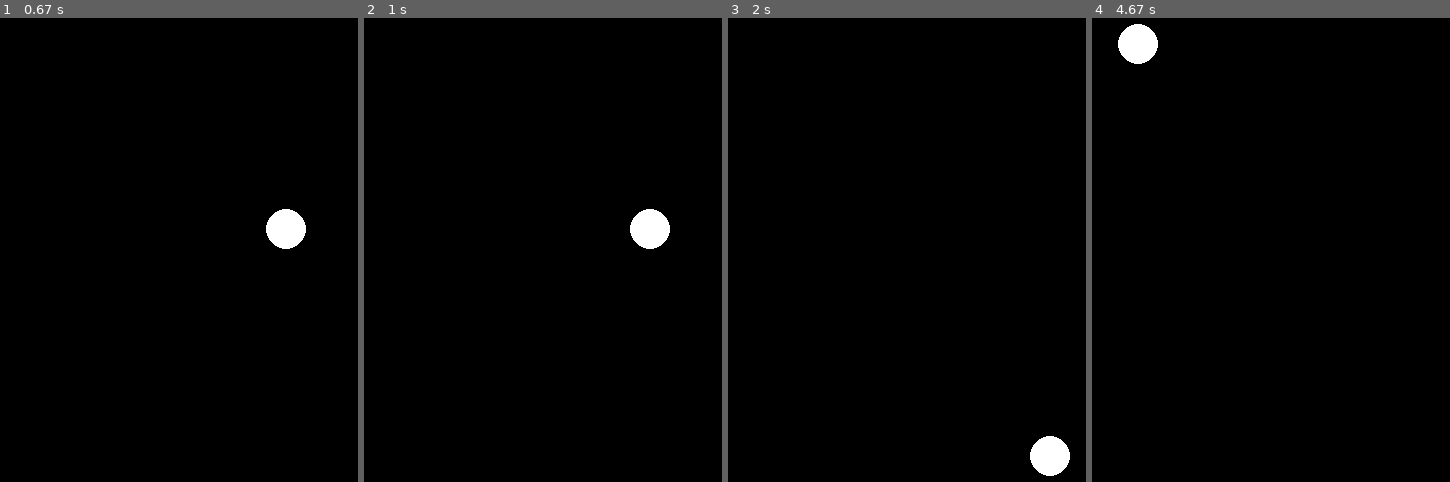
Above: before the commit, frames 1-4 (left to right).
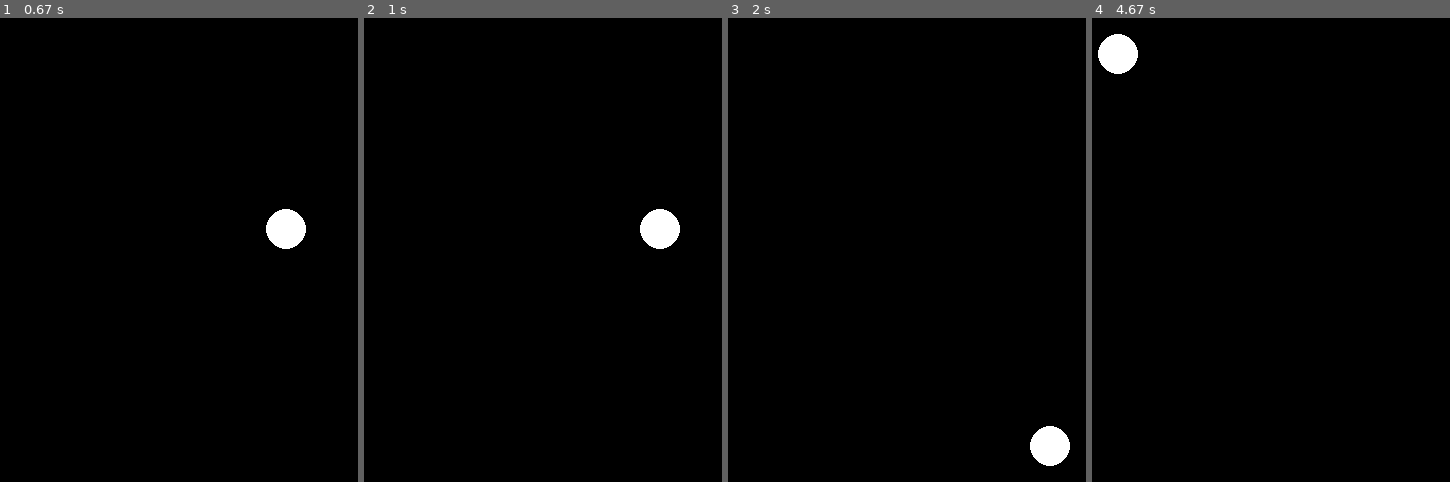
Above: after the commit, the same moments.

Repository: Tiques1/HumanNetwork
Game: pygame game, started from graphics/pygame/main.py
Same seed, same stepped clock (60 frames per second), same inputs: the game is played once before the commit and once after it.
Inputs (mouse positions are in pixels of both pictures, inside the frame that each line leads up to):
- Up to frame 1 (0.67 s): press the mouse at (286, 226) at 0.37 s; move the mouse to (157, 254) at 0.47 s; release the mouse at (32, 282) at 0.6 s
- Up to frame 2 (1 s): hold Right from 0.67 s (still down); move the mouse to (471, 379) at 0.7 s
- Up to frame 3 (2 s): release Right at 1.13 s; press the mouse at (1014, 226) at 1.2 s; move the mouse to (1032, 342) at 1.3 s; release the mouse at (1050, 454) at 1.43 s; right-click (774, 45) at 1.55 s; hold Up from 1.83 s (still down)
- Up to frame 4 (4.67 s): release Up at 2.13 s; hold Right 2.17-2.63 s; hold Delete 2.67-3.2 s; hold Left 2.67-3.2 s; press the mouse at (1138, 45) at 3.27 s; move the mouse to (outside the picture) at 3.37 s; release the mouse at (outside the picture) at 3.5 s; hold Left 3.57-4.1 s; tap B at 3.72 s; hold Down 4.13-4.43 s; tap Y at 4.28 s; hold Left from 4.47 s (still down); tap G at 4.62 s

Frame 1 is identical in both runs. In frame 2, 0.5% of the frame differs, in the area x 74-89%, y 41-50%; in frame 3, 0.5%; in frame 4, 1.0%, in the area x 1-19%, y 1-13%.

Commit message:
pygame editor advanced 0.1

Diff:
--- a/graphics/pygame/main.py
+++ b/graphics/pygame/main.py
@@ -27,10 +27,12 @@
         self.radius = 20
         self.connections = []
 
-    def draw(self, screen):
-        pygame.draw.circle(screen, self.color, (self.x, self.y), self.radius)
+    def draw(self, screen, camera_x, camera_y, scale):
+        neuron_pos = (camera_x + self.x * scale, camera_y + self.y * scale)
+        pygame.draw.circle(screen, self.color, (int(neuron_pos[0]), int(neuron_pos[1])), int(self.radius * scale))
         for connection in self.connections:
-            pygame.draw.line(screen, self.color, (self.x, self.y), (connection.x, connection.y), 2)
+            connection_pos = (camera_x + connection.x * scale, camera_y + connection.y * scale)
+            pygame.draw.line(screen, self.color, (int(neuron_pos[0]), int(neuron_pos[1])), (int(connection_pos[0]), int(connection_pos[1])), int(2 * scale))
 
     def add_connection(self, neuron):
         self.connections.append(neuron)
@@ -38,18 +40,32 @@
     def change_color(self, color):
         self.color = color
 
+# Функции
+def get_neuron_at_position(neurons, pos, camera_x, camera_y, scale):
+    scaled_pos = ((pos[0] - camera_x) / scale, (pos[1] - camera_y) / scale)
+    for neuron in neurons:
+        if (neuron.x - scaled_pos[0]) ** 2 + (neuron.y - scaled_pos[1]) ** 2 <= (neuron.radius * scale) ** 2:
+            return neuron
+    return None
+
+# Класс для действий над нейронами
 class NeuronActions:
     def __init__(self):
         self.neurons = []
         self.selected_neuron = None
         self.dragging = False
+        self.camera_dragging = False
+        self.camera_x = 0
+        self.camera_y = 0
+        self.scale = 1.0
+        self.last_mouse_pos = None
 
     def add_neuron(self, pos):
-        neuron = Neuron(pos[0], pos[1])
+        neuron = Neuron((pos[0] - self.camera_x) / self.scale, (pos[1] - self.camera_y) / self.scale)
         self.neurons.append(neuron)
 
     def select_neuron(self, pos):
-        self.selected_neuron = get_neuron_at_position(self.neurons, pos)
+        self.selected_neuron = get_neuron_at_position(self.neurons, pos, self.camera_x, self.camera_y, self.scale)
         if self.selected_neuron:
             self.dragging = True
 
@@ -58,8 +74,8 @@
 
     def move_neuron(self, pos):
         if self.dragging and self.selected_neuron:
-            self.selected_neuron.x = pos[0]
-            self.selected_neuron.y = pos[1]
+            self.selected_neuron.x = (pos[0] - self.camera_x) / self.scale
+            self.selected_neuron.y = (pos[1] - self.camera_y) / self.scale
 
     def delete_selected_neuron(self):
         if self.selected_neuron:
@@ -79,23 +95,33 @@
 
     def draw_neurons(self, screen):
         for neuron in self.neurons:
-            neuron.draw(screen)
+            neuron.draw(screen, self.camera_x, self.camera_y, self.scale)
         if self.selected_neuron:
-            pygame.draw.circle(screen, HIGHLIGHT, (self.selected_neuron.x, self.selected_neuron.y), self.selected_neuron.radius, 3)
+            selected_pos = (self.camera_x + self.selected_neuron.x * self.scale, self.camera_y + self.selected_neuron.y * self.scale)
+            pygame.draw.circle(screen, HIGHLIGHT, (int(selected_pos[0]), int(selected_pos[1])), int(self.selected_neuron.radius * self.scale), 3)
 
+    def zoom(self, amount):
+        self.scale += amount
+        if self.scale < 0.1:
+            self.scale = 0.1
 
-# Функции
-def draw_neurons(neurons, screen, selected_neuron):
-    for neuron in neurons:
-        neuron.draw(screen)
-    if selected_neuron:
-        pygame.draw.circle(screen, HIGHLIGHT, (selected_neuron.x, selected_neuron.y), selected_neuron.radius, 3)
+    def move_camera(self, dx, dy):
+        self.camera_x += dx
+        self.camera_y += dy
 
-def get_neuron_at_position(neurons, pos):
-    for neuron in neurons:
-        if (neuron.x - pos[0]) ** 2 + (neuron.y - pos[1]) ** 2 <= neuron.radius ** 2:
-            return neuron
-    return None
+    def start_camera_drag(self, pos):
+        self.camera_dragging = True
+        self.last_mouse_pos = pos
+
+    def stop_camera_drag(self):
+        self.camera_dragging = False
+
+    def drag_camera(self, pos):
+        if self.camera_dragging:
+            dx = pos[0] - self.last_mouse_pos[0]
+            dy = pos[1] - self.last_mouse_pos[1]
+            self.move_camera(dx, dy)
+            self.last_mouse_pos = pos
 
 # Инициализация действий над нейронами
 neuron_actions = NeuronActions()
@@ -110,24 +136,37 @@
         elif event.type == pygame.MOUSEBUTTONDOWN:
             pos = pygame.mouse.get_pos()
             if event.button == 1:  # Левая кнопка мыши
-                neuron = get_neuron_at_position(neuron_actions.neurons, pos)
+                neuron = get_neuron_at_position(neuron_actions.neurons, pos, neuron_actions.camera_x, neuron_actions.camera_y, neuron_actions.scale)
                 if neuron:
                     neuron_actions.select_neuron(pos)
                 else:
                     neuron_actions.add_neuron(pos)
 
             elif event.button == 3:  # Правая кнопка мыши
-                neuron = get_neuron_at_position(neuron_actions.neurons, pos)
+                neuron = get_neuron_at_position(neuron_actions.neurons, pos, neuron_actions.camera_x, neuron_actions.camera_y, neuron_actions.scale)
                 if neuron:
                     neuron_actions.add_connection(neuron)
+                else:
+                    neuron_actions.start_camera_drag(pos)
+
+            elif event.button == 4:  # Колесо мыши вверх (увеличение масштаба)
+                neuron_actions.zoom(0.1)
+
+            elif event.button == 5:  # Колесо мыши вниз (уменьшение масштаба)
+                neuron_actions.zoom(-0.1)
 
         elif event.type == pygame.MOUSEBUTTONUP:
             if event.button == 1:  # Левая кнопка мыши
                 neuron_actions.deselect_neuron()
+            elif event.button == 3:  # Правая кнопка мыши
+                neuron_actions.stop_camera_drag()
 
         elif event.type == pygame.MOUSEMOTION:
             pos = pygame.mouse.get_pos()
-            neuron_actions.move_neuron(pos)
+            if neuron_actions.dragging:
+                neuron_actions.move_neuron(pos)
+            if neuron_actions.camera_dragging:
+                neuron_actions.drag_camera(pos)
 
         elif event.type == pygame.KEYDOWN:
             if event.key == pygame.K_r:
@@ -140,6 +179,14 @@
                 neuron_actions.change_selected_neuron_color(YELLOW)
             elif event.key == pygame.K_DELETE:
                 neuron_actions.delete_selected_neuron()
+            elif event.key == pygame.K_UP:
+                neuron_actions.move_camera(0, -10)
+            elif event.key == pygame.K_DOWN:
+                neuron_actions.move_camera(0, 10)
+            elif event.key == pygame.K_LEFT:
+                neuron_actions.move_camera(-10, 0)
+            elif event.key == pygame.K_RIGHT:
+                neuron_actions.move_camera(10, 0)
 
     screen.fill(BLACK)
     neuron_actions.draw_neurons(screen)
